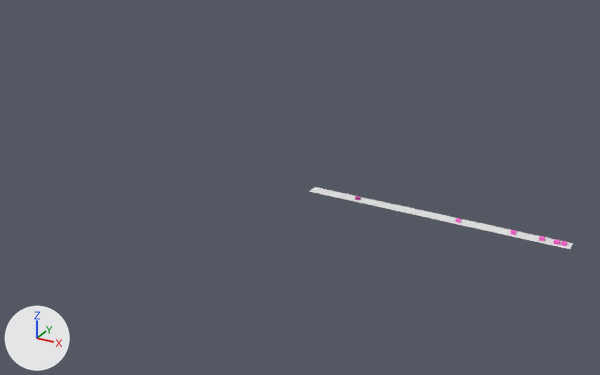
An edit to the FBX model examples/assets/models/dof-reference/dof-reference.fbx, drawn before and after from the same camera.
Both versions are drawn from a 50 mm lens placed at (16.1, -105.9, 52.8), pointed at (-43.6, 2.7, -1.5). The axes (+X, +Y, +Z) are drawn at lower left. The lights are the same throughout. Where no turn or scale is listed for an object, it has been applied to the vertices.

Names of what the first picture shows: '1', 'Plane'.
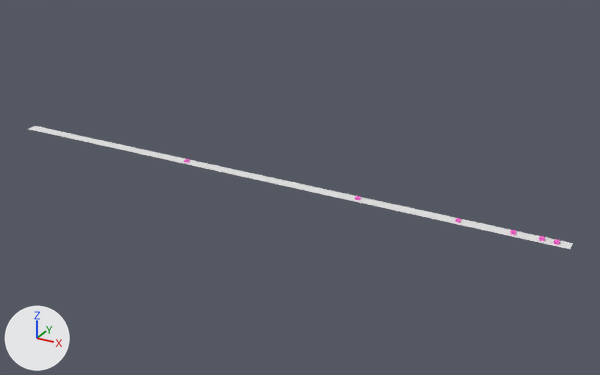
Patch to the scene script:
```diff
--- a/examples/assets/models/dof-reference/dof-reference.fbx.py
+++ b/examples/assets/models/dof-reference/dof-reference.fbx.py
@@ ob_64 @@
 ob_64 = bpy.data.objects.new('64', me_cube_015)
-ob_64.location = (-32.0, 0.0, 0.0)
+ob_64.location = (-64.0, 0.0, 0.0)
@@ ob_1 @@
-ob_1 = bpy.data.objects.new('1', me_cube_009)
-ob_1.location = (-1.0, 0.0, 0.0)
@@ ob_plane @@
 ob_plane = bpy.data.objects.new('Plane', me_plane_001)
-ob_plane.location = (-20.0, 0.0, 0.0)
+ob_plane.location = (-50.0, 0.0, 0.0)
 ob_plane.rotation_euler = (1.571, 0.0, 0.0)  # degrees (90, 0, 0)
-ob_plane.scale = (20.0, 1.0, 1.0)
+ob_plane.scale = (50.0, 1.0, 1.0)
```

Location of each change, [x1, y1, x2, y2] in pixels of the pictures (600 x 375 px):
'Plane', moved, rescaled (106% wider, 97% taller): before [309, 187, 573, 249]; after [29, 126, 573, 249]
'1', deleted: before [561, 241, 567, 248]
'64', moved (not visible before): after [184, 159, 190, 165]
